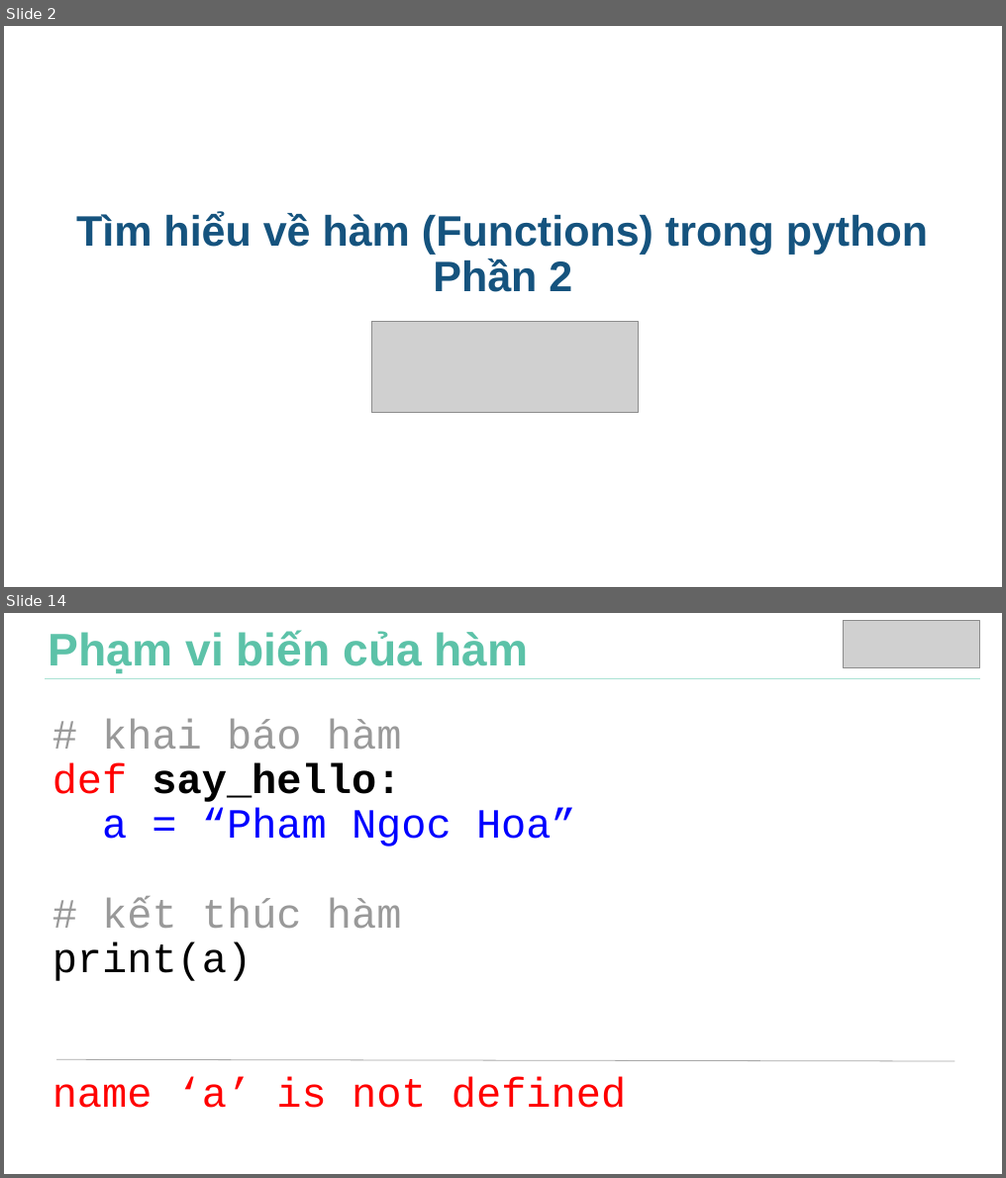
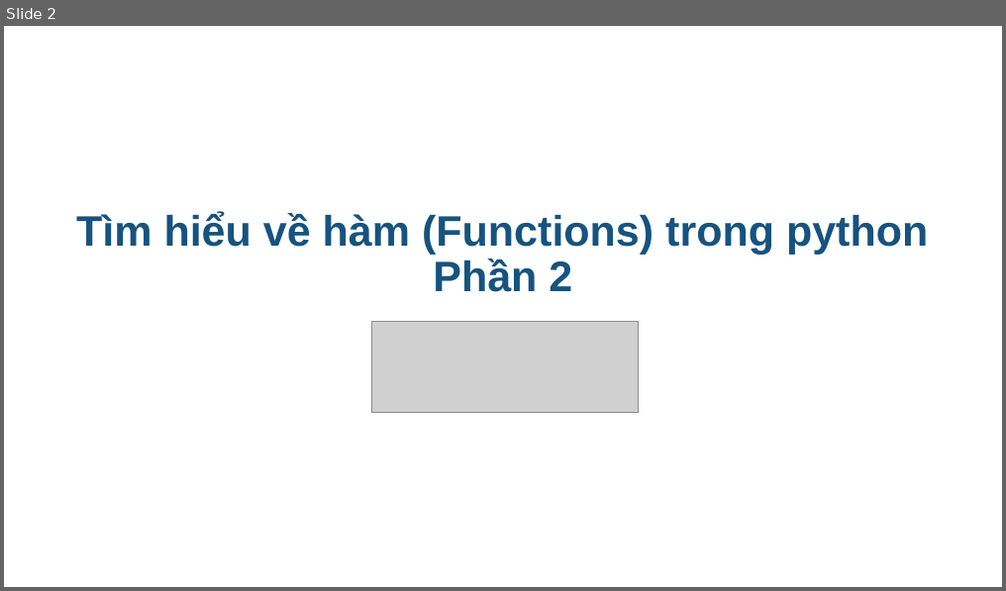
Before and after one commit to thaycacac/kids-dev, a slide deck: lv2/chapter2/chapter2.pptx. Shown one above the other, each under a label of ours: slides 2 and 14 before the commit, slide 2 after it; the slides between them are not shown. The pictures are 1006x1178 and 1006x591 pixels, drawn with LibreOffice and Linux fonts; fonts in the diff are those of the drawing; grey boxes stand for pictures; background and template pictures are left out. Boxes give left, top, right and bottom in pixels: in the first picture for what was removed or moved away, otherwise in the second. Text is boxed around its words. In the diff, an @@ line names an element or a change of style, - is before the commit and + after.

```diff
--- a/lv2/chapter2/chapter2.pptx
+++ b/lv2/chapter2/chapter2.pptx
@@ slide 14 removed at <box>4,613,1002,1174</box>, background picture (left out) @@
@@ title removed at <box>49,630,529,674</box> @@
-Phạm vi biến của hàm
@@ picture removed at <box>844,621,980,667</box> @@
@@ line removed from (980, 679) to (45, 679) @@
@@ text removed at <box>53,718,626,1108</box> @@
-# khai báo hàm
-def say_hello:
-a = “Pham Ngoc Hoa”
-# kết thúc hàm
-print(a)
-name ‘a’ is not defined
@@ line removed from (56, 1059) to (954, 1061) @@
```
Also in this commit, not shown: 3 other slides changed, 3 slides added, 21 other slides removed, 6 other files.
